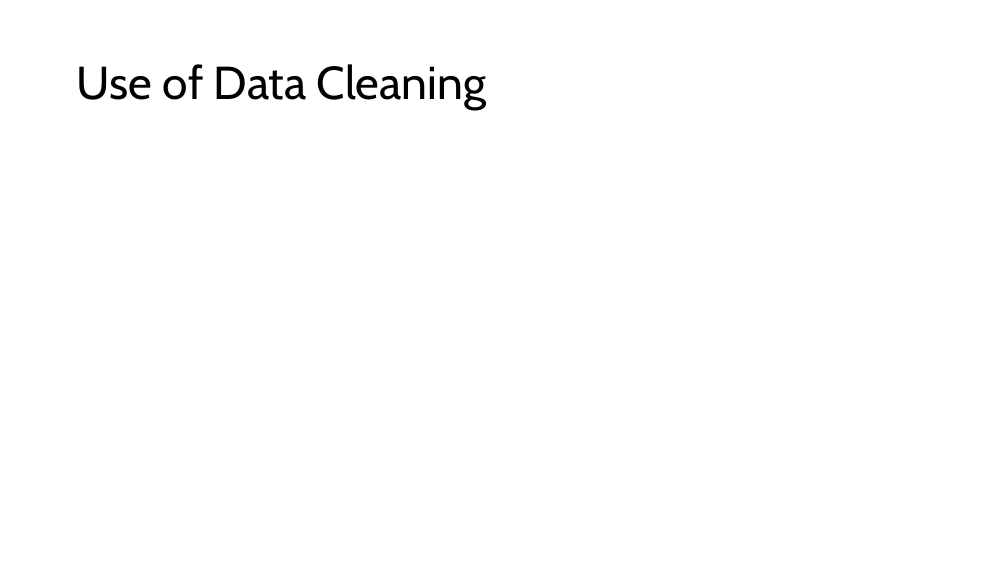
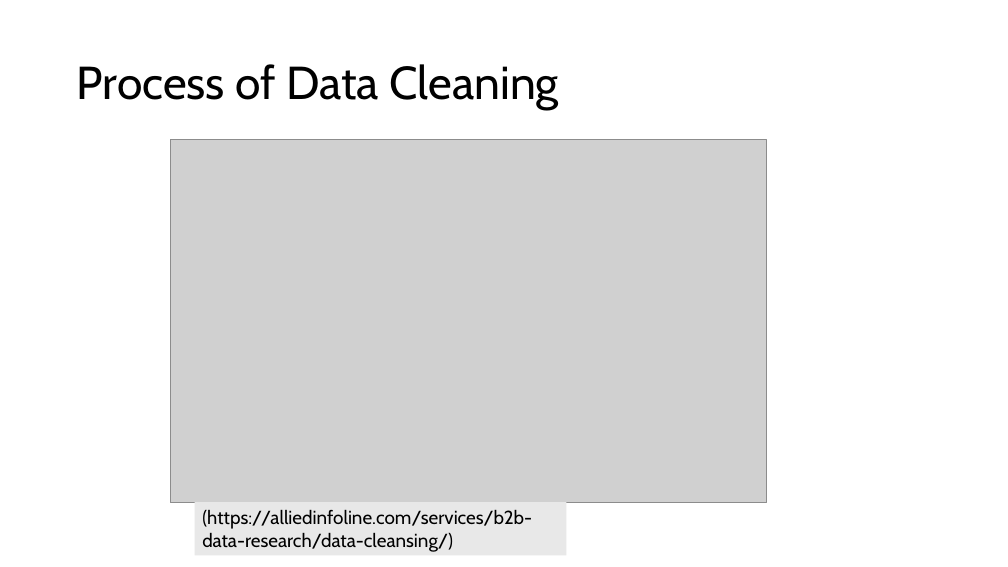
Before and after one commit to Elikariuki/CST8912-Group2_013, a slide deck: slide 7 of 2ndPresentation_group2_CST_8912.pptx (slide 8 before the commit). Drawn at 1008x567 pixels with LibreOffice and Linux fonts; fonts in the diff are those of the drawing; grey boxes stand for pictures. Boxes give left, top, right and bottom in pixels: in the first picture for what was removed or moved away, otherwise in the second. Text is boxed around its words. In the diff, an @@ line names an element or a change of style, - is before the commit and + after.

```diff
--- a/2ndPresentation_group2_CST_8912.pptx
+++ b/2ndPresentation_group2_CST_8912.pptx
@@ title at [77,64,558,110]: text changed @@
-Use of Data Cleaning
+Process of Data Cleaning
@@ picture added at [170,140,767,503] @@
@@ rectangle added at [195,502,567,556], fill #E8E8E8, 18 pt, text #000000 @@
+(https://alliedinfoline.com/services/b2b-data-research/data-cleansing/)
```
Also in this commit, not shown: 4 other slides changed, 1 slide removed, 1 other file.
